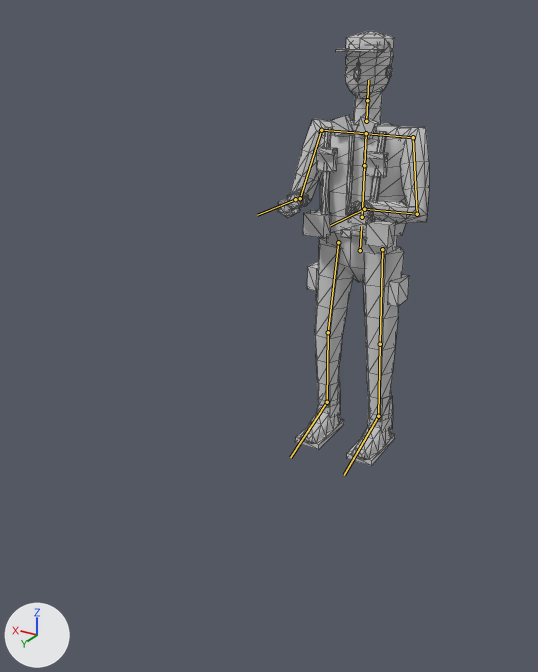
The glTF model ambush_loop/art/v2/models/enemy_flank_lod2.glb as it was, and as the next commit left it.
Rendered twice from a 50 mm lens placed at (-1.28, 2.91, 1.88), pointed at (0.01, 0.76, 0.8). Arrows for +X, +Y and +Z are at lower left; the lights stay in place. The older version comes first. The bones that change, and the others that lie on the model, are drawn over the model as lines. Mesh edges are drawn as thin lines.

In view in the first picture: 'enemy_flank_body_lod2'.
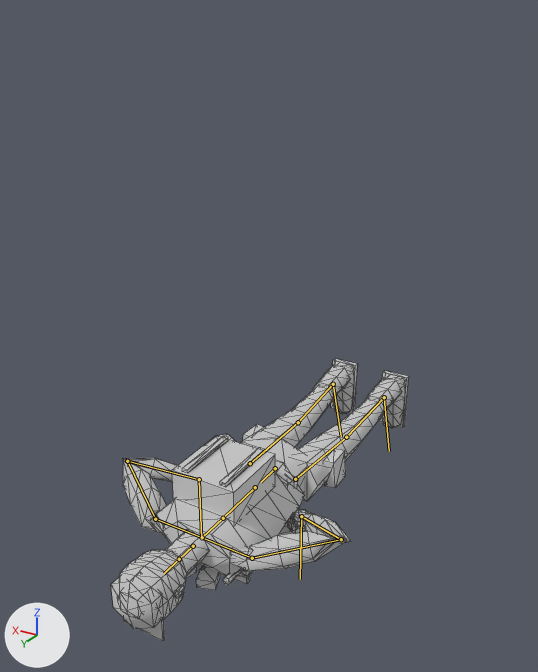
The newer file adds an action. The first version stands in its rest pose; the second is drawn at frame 0 of the action 'corpse_lift'.

The change, as a diff of the scene's bpy script:
```diff
--- a/ambush_loop/art/v2/models/enemy_flank_lod2.glb.py
+++ b/ambush_loop/art/v2/models/enemy_flank_lod2.glb.py
@@ bone_pelvis @@
 bone_pelvis = bpy.data.objects['Rig.004'].pose.bones['pelvis']  # child of 'root'
-bone_pelvis.location = (0.0, 0.0, 0.0)
-bone_pelvis.rotation_quaternion = (1.0, 0.0, 0.0, 0.0)  # degrees (0, 0, 0)
+bone_pelvis.location = (0.0, -0.717, -0.73)
+bone_pelvis.rotation_quaternion = (0.707, -0.707, 0.0, 0.0)  # degrees (-90, 0, 0)
@@ bone_clavicle_l @@
 bone_clavicle_l = bpy.data.objects['Rig.004'].pose.bones['clavicle.L']  # child of 'chest'
-bone_clavicle_l.rotation_quaternion = (1.0, 0.0, 0.0, 0.0)  # degrees (0, 0, 0)
+bone_clavicle_l.rotation_quaternion = (0.707, 0.0, -0.707, 0.0)  # degrees (0, -90, 0)
@@ bone_upper_arm_l @@
 bone_upper_arm_l = bpy.data.objects['Rig.004'].pose.bones['upper_arm.L']  # child of 'clavicle.L'
-bone_upper_arm_l.rotation_quaternion = (1.0, 0.0, 0.0, 0.0)  # degrees (0, 0, 0)
+bone_upper_arm_l.rotation_quaternion = (0.644, -0.207, 0.0, 0.736)  # degrees (-16, 18, 95)
@@ bone_forearm_l @@
 bone_forearm_l = bpy.data.objects['Rig.004'].pose.bones['forearm.L']  # child of 'upper_arm.L'
-bone_forearm_l.rotation_quaternion = (1.0, 0.0, 0.0, 0.0)  # degrees (0, 0, 0)
+bone_forearm_l.rotation_quaternion = (-0.448, -0.613, -0.138, 0.636)  # degrees (61, 65, -69)
@@ bone_hand_l @@
 bone_hand_l = bpy.data.objects['Rig.004'].pose.bones['hand.L']  # child of 'forearm.L'
-bone_hand_l.rotation_quaternion = (1.0, 0.0, 0.0, 0.0)  # degrees (0, 0, 0)
+bone_hand_l.rotation_quaternion = (0.546, -0.35, -0.678, 0.345)  # degrees (-101, -30, 101)
@@ bone_clavicle_r @@
 bone_clavicle_r = bpy.data.objects['Rig.004'].pose.bones['clavicle.R']  # child of 'chest'
-bone_clavicle_r.rotation_quaternion = (1.0, 0.0, 0.0, 0.0)  # degrees (0, 0, 0)
+bone_clavicle_r.rotation_quaternion = (0.707, 0.0, 0.707, 0.0)  # degrees (0, 90, 0)
@@ bone_upper_arm_r @@
 bone_upper_arm_r = bpy.data.objects['Rig.004'].pose.bones['upper_arm.R']  # child of 'clavicle.R'
-bone_upper_arm_r.rotation_quaternion = (1.0, 0.0, 0.0, 0.0)  # degrees (0, 0, 0)
+bone_upper_arm_r.rotation_quaternion = (0.644, -0.207, 0.0, -0.736)  # degrees (-16, -18, -95)
@@ bone_forearm_r @@
 bone_forearm_r = bpy.data.objects['Rig.004'].pose.bones['forearm.R']  # child of 'upper_arm.R'
-bone_forearm_r.rotation_quaternion = (1.0, 0.0, 0.0, 0.0)  # degrees (0, 0, 0)
+bone_forearm_r.rotation_quaternion = (-0.448, -0.613, 0.138, -0.636)  # degrees (61, -65, 69)
@@ bone_hand_r @@
 bone_hand_r = bpy.data.objects['Rig.004'].pose.bones['hand.R']  # child of 'forearm.R'
-bone_hand_r.rotation_quaternion = (1.0, 0.0, 0.0, 0.0)  # degrees (0, 0, 0)
+bone_hand_r.rotation_quaternion = (0.546, -0.35, 0.678, -0.345)  # degrees (-101, 30, -101)
@@ bone_thigh_l @@
 bone_thigh_l = bpy.data.objects['Rig.004'].pose.bones['thigh.L']  # child of 'pelvis'
-bone_thigh_l.rotation_quaternion = (1.0, 0.0, 0.0, 0.0)  # degrees (0, 0, 0)
+bone_thigh_l.rotation_quaternion = (0.999, 0.001, -0.047, -0.011)  # degrees (0, -5, -1)
@@ bone_shin_l @@
 bone_shin_l = bpy.data.objects['Rig.004'].pose.bones['shin.L']  # child of 'thigh.L'
-bone_shin_l.rotation_quaternion = (1.0, 0.0, 0.0, 0.0)  # degrees (0, 0, 0)
+bone_shin_l.rotation_quaternion = (0.999, -0.004, 0.02, 0.028)  # degrees (0, 2, 3)
@@ bone_foot_l @@
 bone_foot_l = bpy.data.objects['Rig.004'].pose.bones['foot.L']  # child of 'shin.L'
-bone_foot_l.rotation_quaternion = (1.0, 0.0, 0.0, 0.0)  # degrees (0, 0, 0)
+bone_foot_l.rotation_quaternion = (1.0, 0.001, -0.005, -0.027)  # degrees (0, -1, -3)
@@ bone_thigh_r @@
 bone_thigh_r = bpy.data.objects['Rig.004'].pose.bones['thigh.R']  # child of 'pelvis'
-bone_thigh_r.rotation_quaternion = (1.0, 0.0, 0.0, 0.0)  # degrees (0, 0, 0)
+bone_thigh_r.rotation_quaternion = (0.999, 0.001, 0.047, 0.011)  # degrees (0, 5, 1)
@@ bone_shin_r @@
 bone_shin_r = bpy.data.objects['Rig.004'].pose.bones['shin.R']  # child of 'thigh.R'
-bone_shin_r.rotation_quaternion = (1.0, 0.0, 0.0, 0.0)  # degrees (0, 0, 0)
+bone_shin_r.rotation_quaternion = (0.999, -0.004, -0.02, -0.028)  # degrees (0, -2, -3)
@@ bone_foot_r @@
 bone_foot_r = bpy.data.objects['Rig.004'].pose.bones['foot.R']  # child of 'shin.R'
-bone_foot_r.rotation_quaternion = (1.0, 0.0, 0.0, 0.0)  # degrees (0, 0, 0)
+bone_foot_r.rotation_quaternion = (1.0, 0.001, 0.005, 0.027)  # degrees (0, 1, 3)
```

Location of each change, (x1, y1, x2, y2) in pixels of the pictures (538 x 672 px):
'enemy_flank_body_lod2', posed (97% wider, 35% shorter): before (278, 30, 429, 466); after (111, 358, 409, 642)
bone 'pelvis', root to tip: before (360, 250) to (361, 226); after (275, 468) to (261, 482)
bone 'clavicle.L', root to tip: before (366, 133) to (413, 137); after (202, 537) to (252, 558)
bone 'upper_arm.L', root to tip: before (413, 137) to (417, 214); after (252, 558) to (341, 539)
bone 'forearm.L', root to tip: before (417, 214) to (364, 209); after (341, 539) to (301, 516)
bone 'hand.L', root to tip: before (364, 209) to (330, 225); after (301, 516) to (300, 579)
bone 'clavicle.R', root to tip: before (366, 133) to (321, 130); after (202, 537) to (155, 519)
bone 'upper_arm.R', root to tip: before (321, 130) to (300, 198); after (155, 519) to (127, 461)
bone 'forearm.R', root to tip: before (300, 198) to (295, 199); after (127, 461) to (199, 479)
bone 'hand.R', root to tip: before (295, 199) to (257, 215); after (199, 479) to (201, 539)
bone 'thigh.L', root to tip: before (382, 249) to (380, 344); after (295, 479) to (346, 437)
bone 'shin.L', root to tip: before (380, 344) to (378, 416); after (346, 437) to (384, 397)
bone 'foot.L', root to tip: before (378, 416) to (344, 475); after (384, 397) to (389, 451)
bone 'thigh.R', root to tip: before (338, 242) to (328, 332); after (250, 463) to (298, 422)
bone 'shin.R', root to tip: before (328, 332) to (327, 402); after (298, 422) to (333, 384)
bone 'foot.R', root to tip: before (327, 402) to (290, 457); after (333, 384) to (341, 436)
